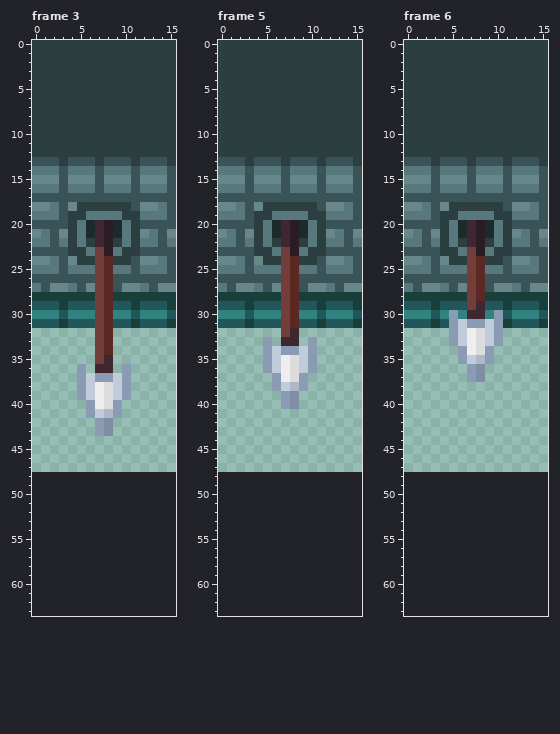
Two versions of one pixel-art file, Assets/Sprites/SpearTrap.aseprite. Above: the version before the commit.
16x48 pixels, 8 frames. Shown: frame 3, frame 5, frame 6. The old version is drawn lined up with the new one, on the new canvas. The commit also changed other frames, which this record leaves out.
After the commit:
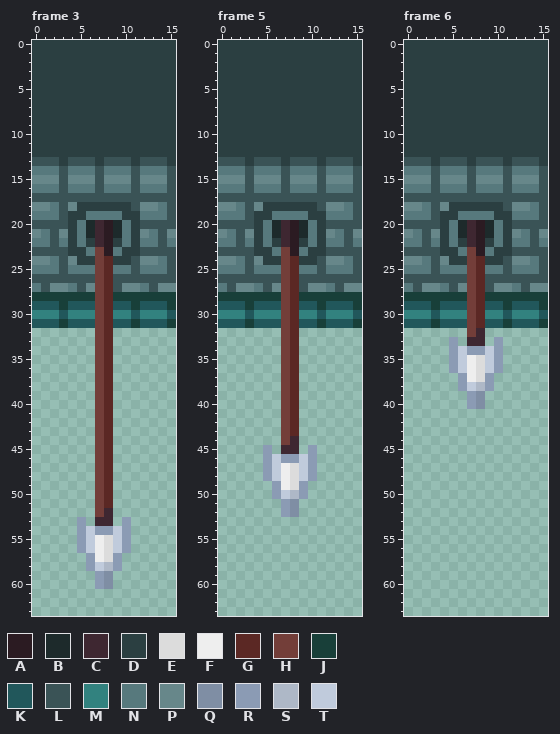
Palette (. is transparent): A #2b1b22  B #1d2a2b  C #3e2731  D #2b3f41  E #dcdcdc  F #eeeeee  G #5b2824  H #733e39  J #183f39  K #21575b  L #3a5356  M #32827f  N #57797d  P #67878a  Q #7f8ea4  R #8b9bb4  S #aeb8c7  T #c0cbdc
Change:
canvas 16x48 -> 16x64
Frame 3:
y 35: x 8 C -> G
y 36: x 5 R -> .; x 7..8 CC -> HG; x 10 R -> .
y 37: x 5..10 RTRRTR -> ..HG..
y 38..39: x 5..10 RTFETR -> ..HG..
y 40: x 6..9 RFER -> .HG.
y 41: x 6..9 RTSR -> .HG.
y 42..43: x 7..8 RQ -> HG
y 44..51: x 7..8 .. -> HG
y 52: x 7..8 .. -> HC
y 53: x 5 . -> R; x 7..8 .. -> CC; x 10 . -> R
y 54: x 5..10 ...... -> RTRRTR
y 55..56: x 5..10 ...... -> RTFETR
y 57: x 6..9 .... -> RFER
y 58: x 6..9 .... -> RTSR
y 59..60: x 7..8 .. -> RQ
Frame 5:
y 32: x 8 C -> G
y 33: x 5 R -> .; x 7..8 CC -> HG; x 10 R -> .
y 34: x 5..10 RTRRTR -> ..HG..
y 35..36: x 5..10 RTFETR -> ..HG..
y 37: x 6..9 RFER -> .HG.
y 38: x 6..9 RTSR -> .HG.
y 39..40: x 7..8 RQ -> HG
y 41..43: x 7..8 .. -> HG
y 44: x 7..8 .. -> HC
y 45: x 5 . -> R; x 7..8 .. -> CC; x 10 . -> R
y 46: x 5..10 ...... -> RTRRTR
y 47..48: x 5..10 ...... -> RTFETR
y 49: x 6..9 .... -> RFER
y 50: x 6..9 .... -> RTSR
y 51..52: x 7..8 .. -> RQ
Frame 6:
y 29: x 8 C -> G
y 30: x 5 R -> M; x 7..8 CC -> HG; x 10 R -> M
y 31: x 5..10 RTRRTR -> KKHGKK
y 32: x 5..10 RTFETR -> ..HC..
y 33: x 6..9 TFET -> .CC.
y 34: x 5..10 .RFER. -> RTRRTR
y 35: x 5..10 .RTSR. -> RTFETR
y 36: x 5..10 ..RQ.. -> RTFETR
y 37: x 6..9 .RQ. -> RFER
y 38: x 6..9 .... -> RTSR
y 39..40: x 7..8 .. -> RQ
Boxes around the changes in both pictures, in picture pixels (x1, y1, x2, y2):
changed: (77, 355, 131, 589)
changed: (263, 328, 317, 517)
changed: (449, 301, 503, 409)
